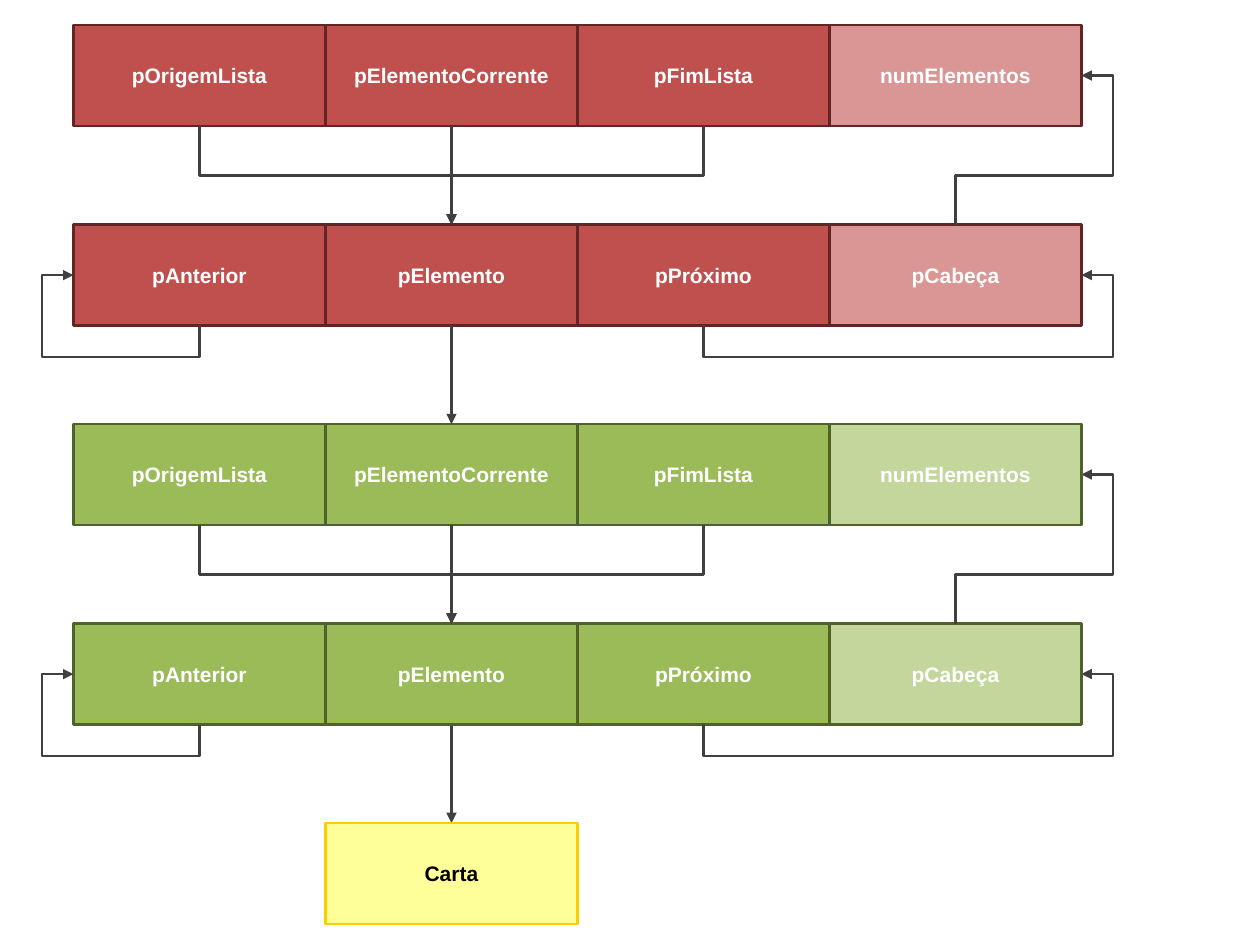
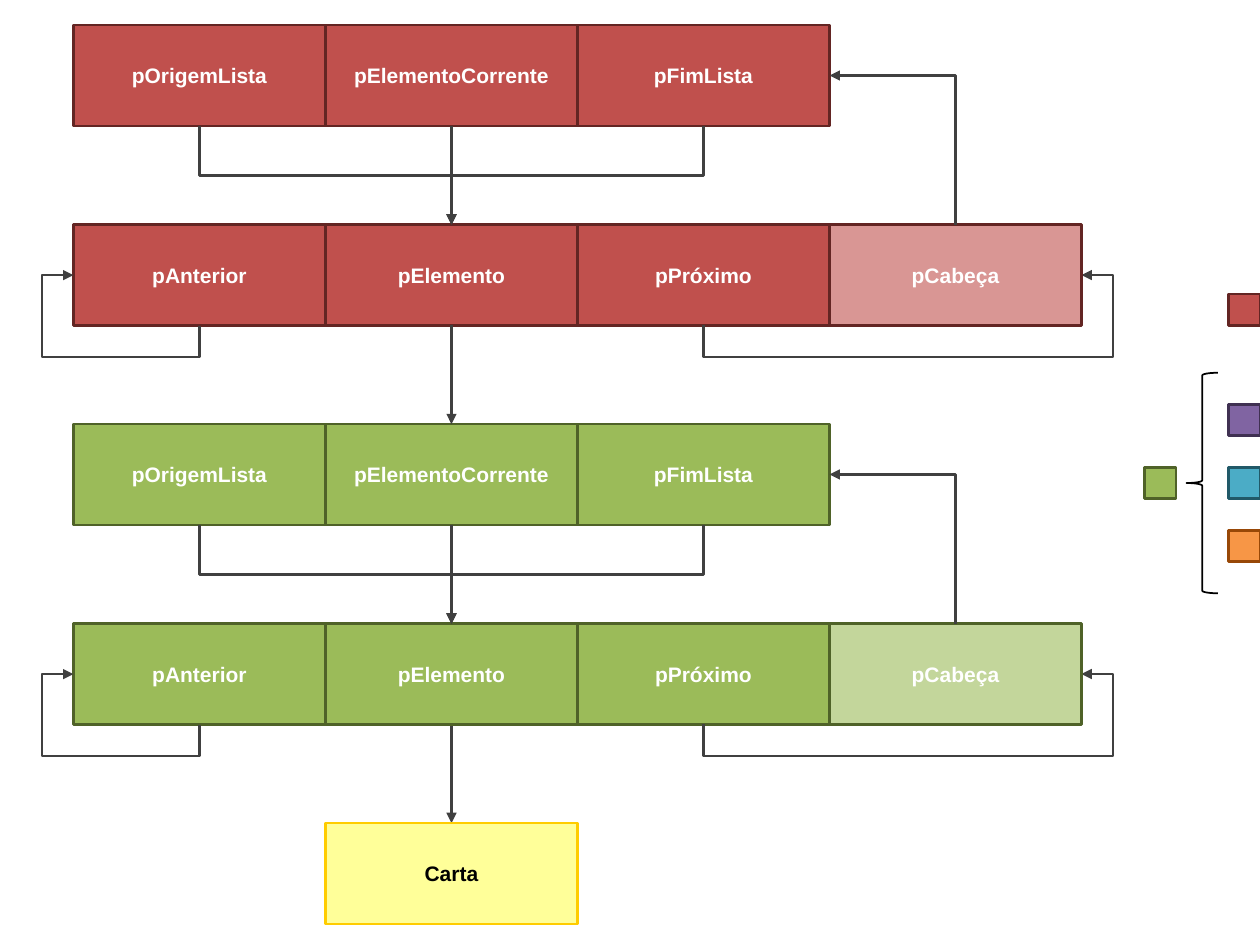
Before and after one commit to gbarros/modular.programming.work, a slide deck: slide 7 of Documentos/modelagem_v2.pptx (slide 8 before the commit). Drawn at 1260x945 pixels with LibreOffice and Linux fonts; fonts in the diff are those of the drawing. Boxes give left, top, right and bottom in pixels: in the first picture for what was removed or moved away, otherwise in the second. Text is boxed around its words. In the diff, an @@ line names an element or a change of style, - is before the commit and + after.

```diff
--- a/Documentos/modelagem_v2.pptx
+++ b/Documentos/modelagem_v2.pptx
@@ rectangle removed at bbox=[829, 25, 1081, 126] @@
-numElementos
@@ elbow arrow moved from (955, 224) - (1081, 76) to (955, 224) - (829, 76) @@
@@ rectangle added at bbox=[1228, 294, 1260, 325], fill #C0504D, outline #632523 1.5 pt @@
@@ left brace added at bbox=[1187, 373, 1218, 593], outline #000000 1 pt @@
@@ rectangle added at bbox=[1228, 404, 1260, 436], fill #8064A2, outline #403152 1.5 pt @@
@@ rectangle removed at bbox=[829, 425, 1081, 525] @@
-numElementos
@@ elbow arrow moved from (955, 624) - (1081, 475) to (955, 624) - (829, 475) @@
@@ rectangle added at bbox=[1144, 467, 1176, 499], fill #9BBB59, outline #4F6228 1.5 pt @@
@@ rectangle added at bbox=[1228, 467, 1260, 499], fill #4BACC6, outline #215968 1.5 pt @@
@@ rectangle added at bbox=[1228, 530, 1260, 562], fill #F79646, outline #984807 1.5 pt @@
```
Also in this commit, not shown: 2 other slides changed, 1 slide removed, 8 other files.
